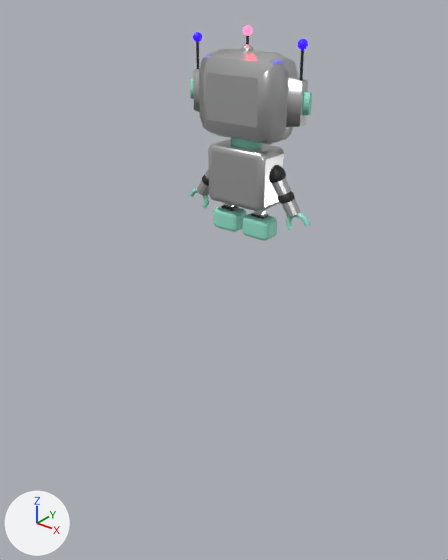
Before and after pictures for a commit that changed the glTF model Robot.glb.
Before and after are seen from a 50 mm camera at (5.4, -7.62, 3.54) aimed at (0.03, -0.9, -0.63). The axes (+X, +Y, +Z) are drawn at lower left. The lights are the same throughout. Where no turn or scale is listed for an object, it has been applied to the vertices. Vertices at the same position are counted once.

The first picture shows 'Arm_L', 'Arm_R', 'Body', 'Hand_L', 'Hand_R', 'Head', 'Leg_L', 'Leg_R'.
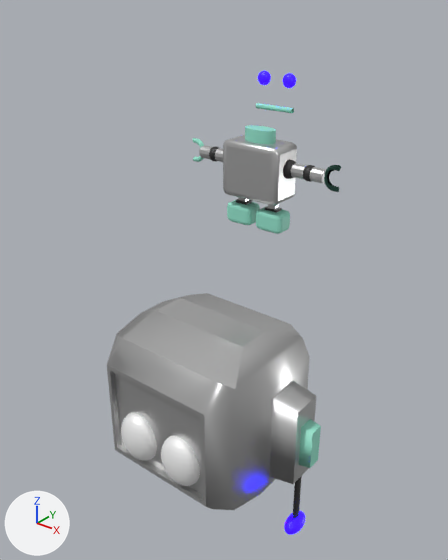
Where the newer file only moved an object's origin or applied its transform, the numbers keep the older frame.

Where the change shows, as pixel boxes (x1, y1, x2, y2) in the pictures (448 x 560 px):
'Head', mesh moved, reshaped (75% wider, 102% taller)
    before: (190, 26, 312, 145)
    after: (107, 293, 321, 535)
'Body', moved, rescaled
    before: (208, 138, 284, 212)
    after: (223, 125, 297, 206)
'Eye_L', reshaped (not visible before)
    after: (161, 436, 200, 486)
'Arm_R', reshaped, moved, turned, rescaled
    before: (269, 165, 301, 217)
    after: (283, 159, 326, 184)
'Eye_R', reshaped (not visible before)
    after: (121, 413, 157, 461)
'Leg_R', mesh moved
    before: (242, 210, 277, 240)
    after: (256, 204, 290, 234)
'Leg_L', mesh moved
    before: (213, 203, 247, 232)
    after: (227, 197, 260, 225)
'Arm_L', reshaped
    before: (197, 168, 209, 196)
    after: (199, 145, 223, 162)
'Hand_R', reshaped, moved, turned, rescaled
    before: (286, 213, 310, 230)
    after: (324, 165, 341, 192)
'Hand_L', reshaped
    before: (189, 188, 209, 208)
    after: (193, 138, 204, 162)
'Sphere.003', added
    after: (283, 73, 296, 88)
'Sphere.001', added
    after: (258, 71, 271, 85)

The change, as a diff of the scene's bpy script:
```diff
--- a/Robot.glb.py
+++ b/Robot.glb.py
@@ me_cube @@
 me_cube.from_pydata(...)  # 874 vertices, 1684 faces; spans x -1.0..1.0, y -1.08..1.0, z -1.44..1.0
 # used by ob_body; location = (0.0, -0.36, 0.91); scale = (-0.515, -0.285, -0.435)
+# me_cube part 3: the whole mesh is scaled about its middle by (-0.515, -0.285, -0.435), then moved by (0.0, 0.05, 1.22)
 me_cube.materials.append(mat_silvermat)
@@ me_cylinder_012 @@
 me_cylinder_012.from_pydata(...)  # 532 vertices, 1048 faces; spans x -0.422..0.149, y -0.14..0.14, z -0.577..0.133
+# me_cylinder_012 part 1: the whole mesh is multiplied about its middle by the matrix ((0.396, 0.091, 0.914), (-0.011, 0.999, -0.036), (-0.855, 0.012, 0.519)), then moved by (-0.123, 0.365, 0.223)
 me_cylinder_012.materials.append(mat_silvermat)
@@ me_torus @@
 me_torus.from_pydata(...)  # 348 vertices, 672 faces; spans x -0.259..0.148, y -0.074..0.008, z -0.243..0.061
+# me_torus part 4: the whole mesh is multiplied about its middle by the matrix ((0.396, 0.091, 0.914), (-0.011, 0.999, -0.036), (-0.855, 0.012, 0.519)), then moved by (-0.344, 0.383, 0.652)
 me_torus.materials.append(mat_hand)
@@ me_cylinder_013 @@
 me_cylinder_013.from_pydata(...)  # 532 vertices, 1048 faces; spans x -1.35..1.35, y -1.35..1.35, z -5.96..1.35
 # used by ob_arm_r; parent = ob_body; location = (-1.034, -0.0481, -0.213); rotation_euler = (-3.08, -0.474, -0.00791), in degrees (-176, -27, -0.5); scale = (0.21, 0.365, 0.233)
+# me_cylinder_013 part 2: the whole mesh is multiplied about its middle by the matrix ((0.0, 0.0, -0.104), (0.0, -0.104, 0.0), (0.104, 0.0, 0.0)), then moved by (0.77, 0.01, 3.31)
 me_cylinder_013.materials.append(mat_silvermat)
@@ me_torus_001 @@
 me_torus_001.from_pydata(...)  # 348 vertices, 672 faces; spans x -1.08..0.5, y -1.24..1.26, z -0.27..0.23
 # used by ob_hand_r; parent = ob_arm_r; location = (0.0161, -0.0736, -6.415); rotation_euler = (0.0, -1.518, 1.571), in degrees (0, -87, 90); scale = (1.49, 1.49, 1.49)
+# me_torus_001 part 5: the whole mesh is multiplied about its middle by the matrix ((-0.155, 0.0, -0.008), (-0.008, 0.0, 0.155), (0.0, -0.155, 0.0)), then moved by (1.54, 0.01, 1.02)
 me_torus_001.materials.append(mat_hand)
@@ me_cylinder_001 @@
 me_cylinder_001.from_pydata(...)  # 1856 vertices, 3686 faces; spans x -53.8..55.3, y -19.5..18.7, z -0.6..79.7
 # used by ob_head; parent = ob_body; location = (0.00131, 0.00591, -1.248); scale = (-0.037, -0.0668, -0.0438)
+# me_cylinder_001 part 6: the whole mesh is moved by (-0.3, 18.7, 0.0)
 me_cylinder_001.materials.append(mat_silvermat)
@@ me_cube_002 @@
 me_cube_002.from_pydata(...)  # 120 vertices, 236 faces; spans x -0.244..0.239, y -0.162..0.162, z -0.48..0.0
+# me_cube_002 part 7: the whole mesh is moved by (-0.003, 0.356, 0.0)
 me_cube_002.materials.append(mat_silvermat)
@@ me_cube_001 @@
 me_cube_001.from_pydata(...)  # 120 vertices, 236 faces; spans x -0.243..0.241, y -0.159..0.165, z -0.48..0.0
+# me_cube_001 part 8: the whole mesh is moved by (-0.003, 0.356, 0.0)
 me_cube_001.materials.append(mat_silvermat)
@@ ob_body @@
 ob_body = bpy.data.objects.new('Body', me_cube)
-ob_body.location = (0.0, -0.36, 0.91)
-ob_body.scale = (-0.515, -0.285, -0.435)
+ob_body.location = (0.0, 0.0, 0.0)
@@ ob_arm_r @@
 ob_arm_r = bpy.data.objects.new('Arm_R', me_cylinder_013)
-ob_arm_r.parent = ob_body
-ob_arm_r.location = (-1.034, -0.0481, -0.213)
-ob_arm_r.rotation_euler = (-3.08, -0.474, -0.00791)  # degrees (-176, -27, -0.5)
-ob_arm_r.scale = (0.21, 0.365, 0.233)
+ob_arm_r.location = (0.0, 0.0, 0.0)
@@ ob_hand_r @@
 ob_hand_r = bpy.data.objects.new('Hand_R', me_torus_001)
-ob_hand_r.parent = ob_arm_r
-ob_hand_r.location = (0.0161, -0.0736, -6.415)
-ob_hand_r.rotation_euler = (0.0, -1.518, 1.571)  # degrees (0, -87, 90)
-ob_hand_r.scale = (1.49, 1.49, 1.49)
+ob_hand_r.location = (0.0, 0.0, 0.0)
@@ ob_sphere_003 @@
+ob_sphere_003 = bpy.data.objects.new('Sphere.003', me_sphere_003_1)  # a UV sphere (32 segments, 16 rings, poles along z) spanning x 0.134..0.343, y 0.287..0.446, z 2.092..2.3; in mat_glowmat (black #151715)
+ob_sphere_003.location = (0.0, 0.0, 0.0)
@@ ob_sphere_001 @@
+ob_sphere_001 = bpy.data.objects.new('Sphere.001', me_sphere_001_1)  # a UV sphere (32 segments, 16 rings, poles along z) spanning x -0.314..-0.106, y 0.287..0.446, z 2.092..2.3; in mat_glowmat (black #151715)
+ob_sphere_001.location = (0.0, 0.0, 0.0)
```
